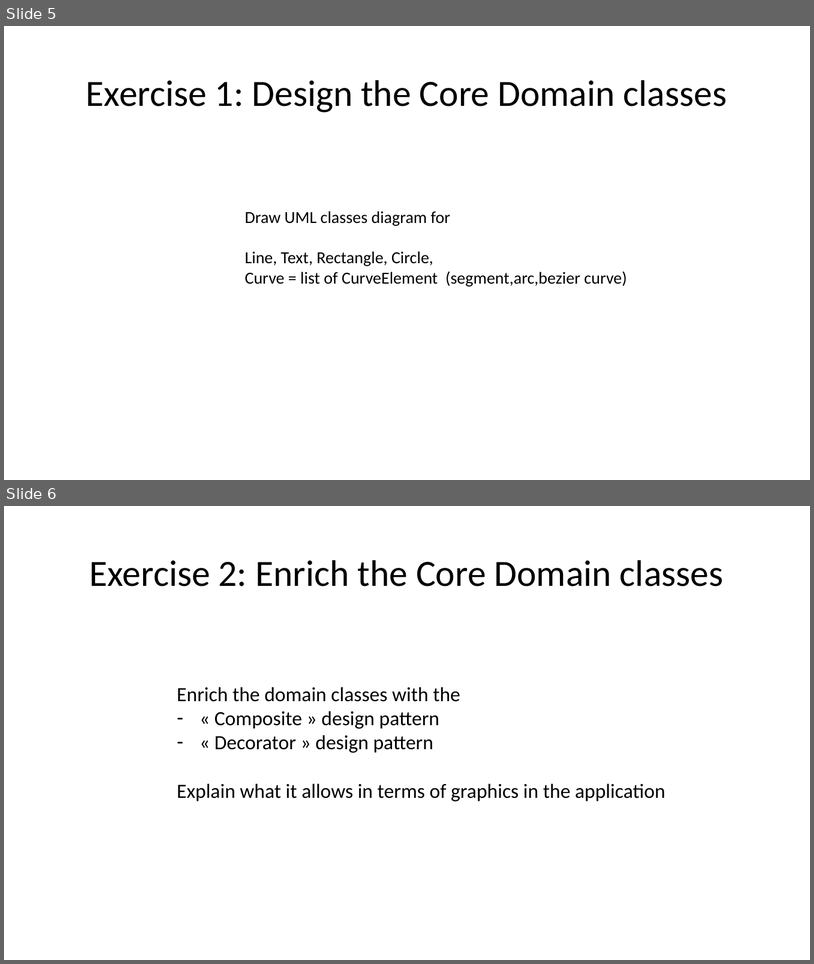
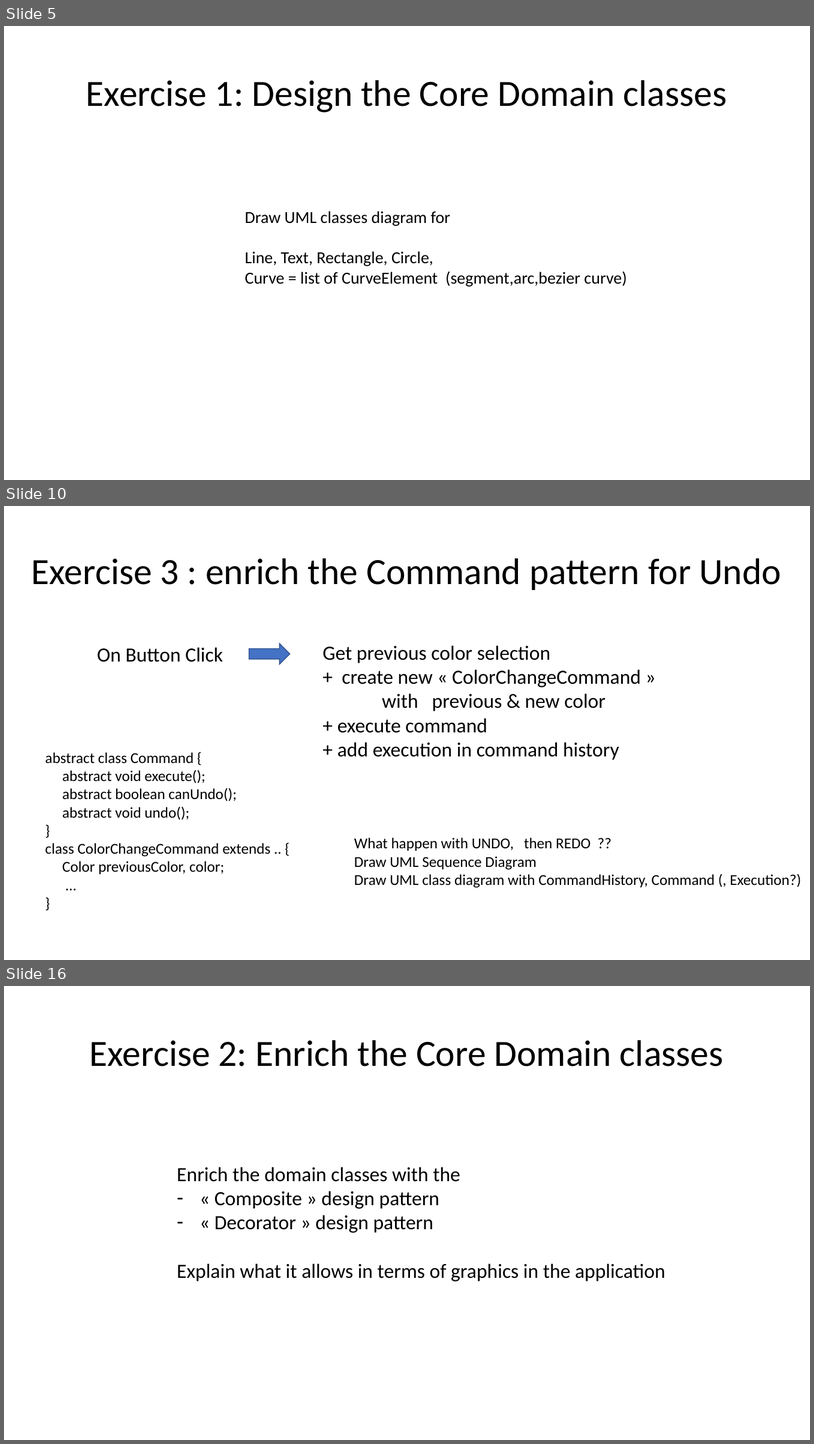
Before and after one commit to Arnaud-Nauwynck/presentations, a slide deck: java/TP-design-patterns/handson-3-design-patterns.pptx. Shown one above the other, each under a label of ours: slides 5 and 6 before the commit, slides 5, 10 and 16 after it; the slides between them are not shown. The pictures are 814x964 and 814x1444 pixels, drawn with LibreOffice and Linux fonts; fonts in the diff are those of the drawing. Boxes give left, top, right and bottom in pixels: in the first picture for what was removed or moved away, otherwise in the second. Text is boxed around its words. In the diff, an @@ line names an element or a change of style, - is before the commit and + after.

```diff
--- a/java/TP-design-patterns/handson-3-design-patterns.pptx
+++ b/java/TP-design-patterns/handson-3-design-patterns.pptx
@@ slide 10 added at box(4, 506, 810, 960), background #FFFFFF @@
@@ title added at box(32, 558, 782, 590), 44 pt, text #000000 @@
+Exercise 3 : enrich the Command pattern for Undo
@@ text added at box(97, 647, 223, 662), 24 pt, text #000000 @@
+On Button Click
@@ right arrow added at box(249, 643, 290, 664), fill #4472C4, outline #325491 1 pt @@
@@ text added at box(323, 645, 641, 760), 24 pt, text #000000 @@
+Get previous color selection
++ create new « ColorChangeCommand »
+with previous & new color
++ execute command
++ add execution in command history
@@ text added at box(45, 752, 270, 874), 18 pt, text #000000 @@
+abstract class Command {
+abstract void execute();
+abstract boolean canUndo();
+abstract void undo();
+}
+class ColorChangeCommand extends .. {
+Color previousColor, color;
+…
+}
@@ text added at box(354, 837, 801, 888), 18 pt, text #000000 @@
+What happen with UNDO, then REDO ??
+Draw UML Sequence Diagram
+Draw UML class diagram with CommandHistory, Command (, Execution?)
@@ what was slide 6 is now slide 16 @@
```
Also in this commit, not shown: 2 slides changed, 8 other slides added, 3 other files.
